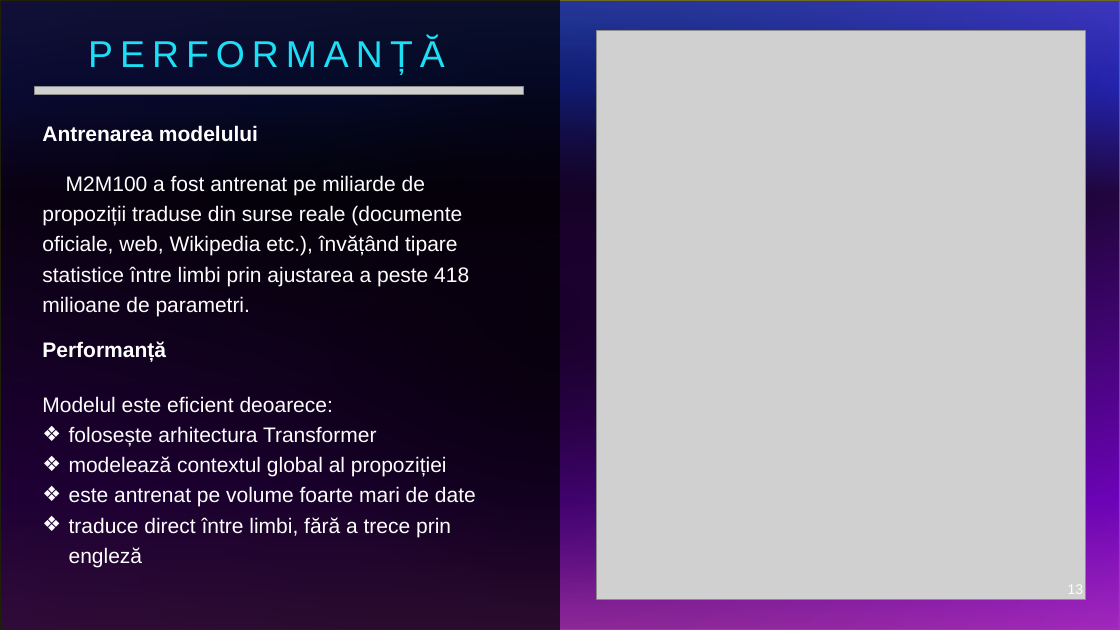
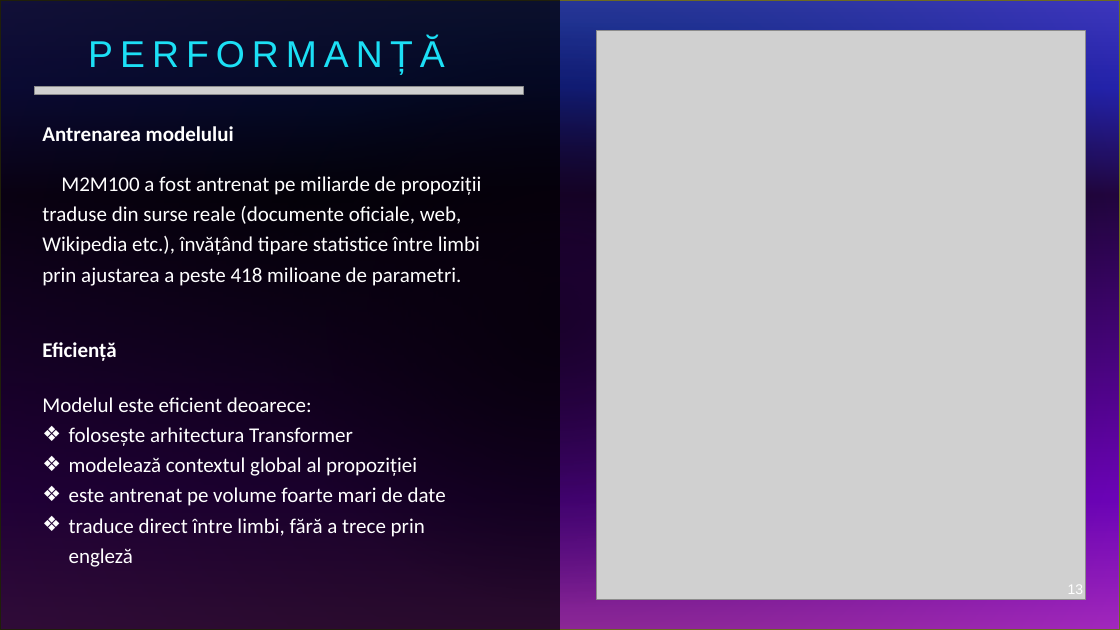
Before and after one commit to MateiDariusIonut/Translator-App, a slide deck: slide 13 of docs/Aplicație traducere.pptx. Drawn at 1120x630 pixels with LibreOffice and Linux fonts; fonts in the diff are those of the drawing; grey boxes stand for pictures. Boxes give left, top, right and bottom in pixels: in the first picture for what was removed or moved away, otherwise in the second. Text is boxed around its words. In the diff, an @@ line names an element or a change of style, - is before the commit and + after.

```diff
--- a/docs/Aplicație traducere.pptx
+++ b/docs/Aplicație traducere.pptx
@@ font Arial to Calibri in 3 elements at (42, 176, 482, 286), (42, 397, 446, 567), (42, 126, 234, 141) @@
@@ text at (42, 342, 116, 361): text changed; font Arial to Calibri @@
-Performanță
+Eficiență
```
Also in this commit, not shown: 3 other slides changed.
